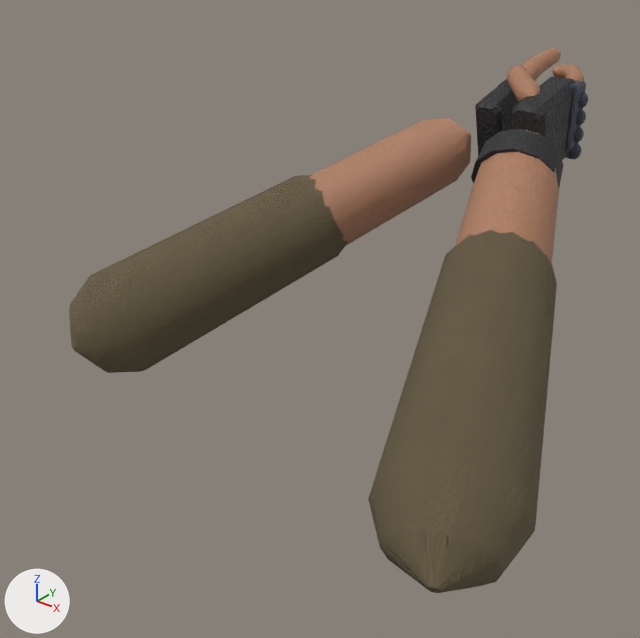
One commit to the glTF model app/src/main/assets/models/fp_hands_t_pistol.glb: the scene before it, then after it.
Both versions are drawn from a 50 mm camera at (0.344, -0.737, 0.134) aimed at (-0.07, -0.219, -0.187). Arrows for +X, +Y and +Z are at lower left; the lights stay in place. The picture after the commit comes second. Vertices at exactly the same position are counted once.

In view in the first picture: 'WeaponRoot'.
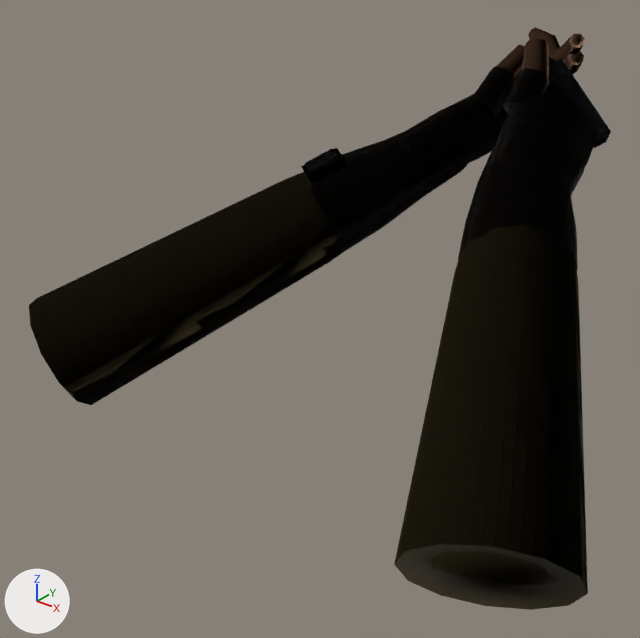
Changed parts and their boxes (x1, y1, x2, y2) in the pictures (640 x 638 px; the box of a moved part takes in the faces that stretch with it):
'WeaponRoot', reshaped (12% wider, 7% taller)
    before: (69, 47, 588, 593)
    after: (29, 27, 611, 610)
part 1 of me_weaponroot_mesh, rebuilt (6% taller)
    before: (368, 230, 557, 593)
    after: (394, 224, 588, 610)
part 2 of me_weaponroot_mesh, rebuilt (12% wider, 18% taller)
    before: (69, 175, 348, 373)
    after: (29, 172, 343, 405)
part 3 of me_weaponroot_mesh, rebuilt
    before: (455, 131, 560, 264)
    after: (458, 141, 584, 269)
part 4 of me_weaponroot_mesh, rebuilt
    before: (309, 118, 471, 245)
    after: (309, 132, 468, 252)
part 5 of me_weaponroot_mesh, deleted
    before: (530, 47, 588, 159)
part 6 of me_weaponroot_mesh, moved or reshaped
    before: (471, 58, 586, 187)
    after: (301, 27, 611, 183)

The change, as a diff of the scene's bpy script:
```diff
--- a/app/src/main/assets/models/fp_hands_t_pistol.glb.py
+++ b/app/src/main/assets/models/fp_hands_t_pistol.glb.py
@@ mat_metal @@
+mat_metal = bpy.data.materials.new('metal')
+# uses the picture img_image_12
+# uses the picture img_image_13
+# uses the picture img_image_14
@@ mat_sleeve @@
+mat_sleeve = bpy.data.materials.new('sleeve')
+# uses the picture img_image_0
+# uses the picture img_image_1
+# uses the picture img_image_2
@@ mat_carbon @@
+mat_carbon = bpy.data.materials.new('carbon')
+# uses the picture img_image_6
+# uses the picture img_image_7
+# uses the picture img_image_8
@@ mat_leather @@
+mat_leather = bpy.data.materials.new('leather')
+# uses the picture img_image_3
+# uses the picture img_image_4
+# uses the picture img_image_5
@@ me_weaponroot_mesh @@
-me_weaponroot_mesh.from_pydata(...)  # 2423 vertices, 4688 faces; spans x -0.296..0.178, y -0.386..0.075, z -0.264..0.001
-me_weaponroot_mesh.materials.append(mat_sleeve_t)
-me_weaponroot_mesh.materials.append(mat_glove_leather)
-me_weaponroot_mesh.materials.append(mat_glove_carbon)
+me_weaponroot_mesh.from_pydata(...)  # 836 vertices, 1552 faces; spans x -0.304..0.22, y -0.393..0.06, z -0.277..0.025
+# me_weaponroot_mesh part 1: the loose piece of 86 vertices spanning x 0.027..0.178, y -0.386..-0.14, z -0.261..-0.088 is rebuilt with 50 vertices and now spans x 0.038..0.22, y -0.393..-0.139, z -0.275..-0.073, in mat_sleeve
+# me_weaponroot_mesh part 2: the loose piece of 86 vertices spanning x -0.296..-0.093, y -0.331..-0.109, z -0.264..-0.094 is rebuilt with 50 vertices and now spans x -0.304..-0.069, y -0.38..-0.124, z -0.277..-0.077, in mat_sleeve
+# me_weaponroot_mesh part 3: the loose piece of 74 vertices spanning x -0.003..0.102, y -0.211..-0.049, z -0.161..-0.042 is rebuilt with 50 vertices and now spans x 0.007..0.119, y -0.201..-0.07, z -0.146..-0.041, in mat_leather
+# me_weaponroot_mesh part 4: the loose piece of 74 vertices spanning x -0.164..-0.03, y -0.18..-0.033, z -0.163..-0.047 is rebuilt with 50 vertices and now spans x -0.145..-0.016, y -0.196..-0.058, z -0.152..-0.047, in mat_leather
+# me_weaponroot_mesh part 5: 18 loose pieces with 1259 vertices, spanning x -0.031..0.043, y -0.001..0.075, z -0.088..0.001, are deleted
+# me_weaponroot_mesh part 6: 781 vertices removed from x -0.043..0.067, y -0.113..0.045, z -0.112..-0.003; 617 vertices added at x -0.133..0.079, y -0.187..0.06, z -0.111..0.025
+# other edits to the shape of me_weaponroot_mesh do not show in these pictures
 me_weaponroot_mesh.materials.append(mat_skin)
+me_weaponroot_mesh.materials.append(mat_sleeve)
+me_weaponroot_mesh.materials.append(mat_leather)
+me_weaponroot_mesh.materials.append(mat_carbon)
+me_weaponroot_mesh.materials.append(mat_metal)
```
